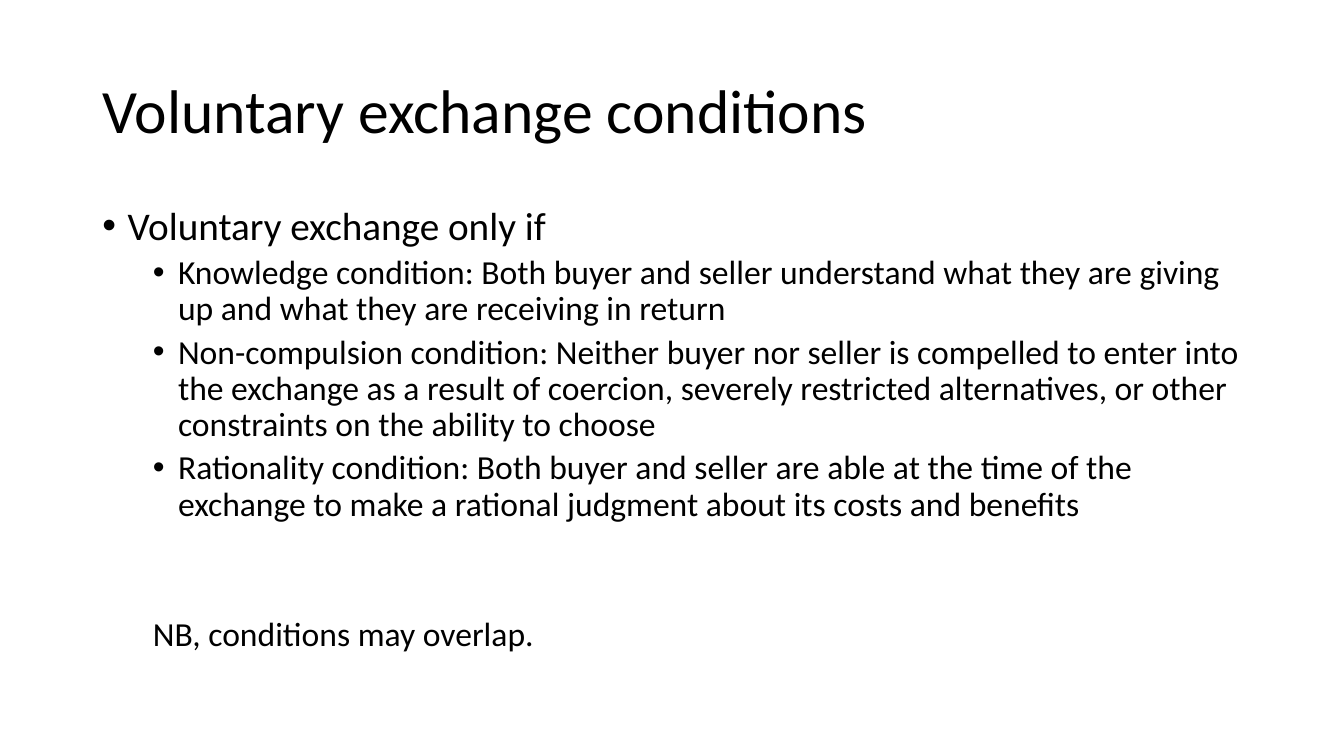
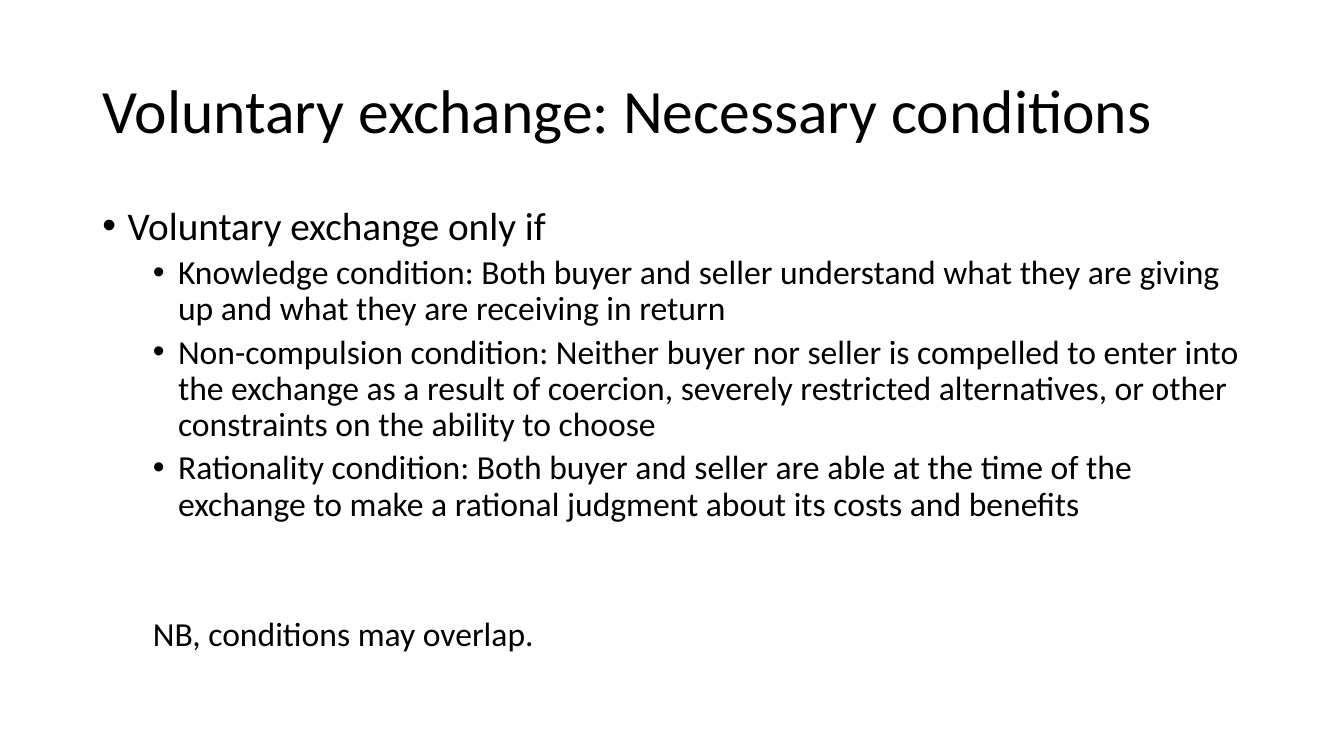
Before and after one commit to AdamSwenson/biz-ethics-docs, a slide deck: slide 17 of lectures/Sales.pptx (slide 16 before the commit). Drawn at 1344x756 pixels with LibreOffice and Linux fonts; fonts in the diff are those of the drawing. Boxes give left, top, right and bottom in pixels: in the first picture for what was removed or moved away, otherwise in the second. Text is boxed around its words. In the diff, an @@ line names an element or a change of style, - is before the commit and + after.

```diff
--- a/lectures/Sales.pptx
+++ b/lectures/Sales.pptx
@@ title at bbox=[102, 90, 1151, 144]: text changed @@
-Voluntary exchange conditions
+Voluntary exchange: Necessary conditions
```
Also in this commit, not shown: 8 other slides changed, 10 slides added, 1 slide removed, 4 other files.
